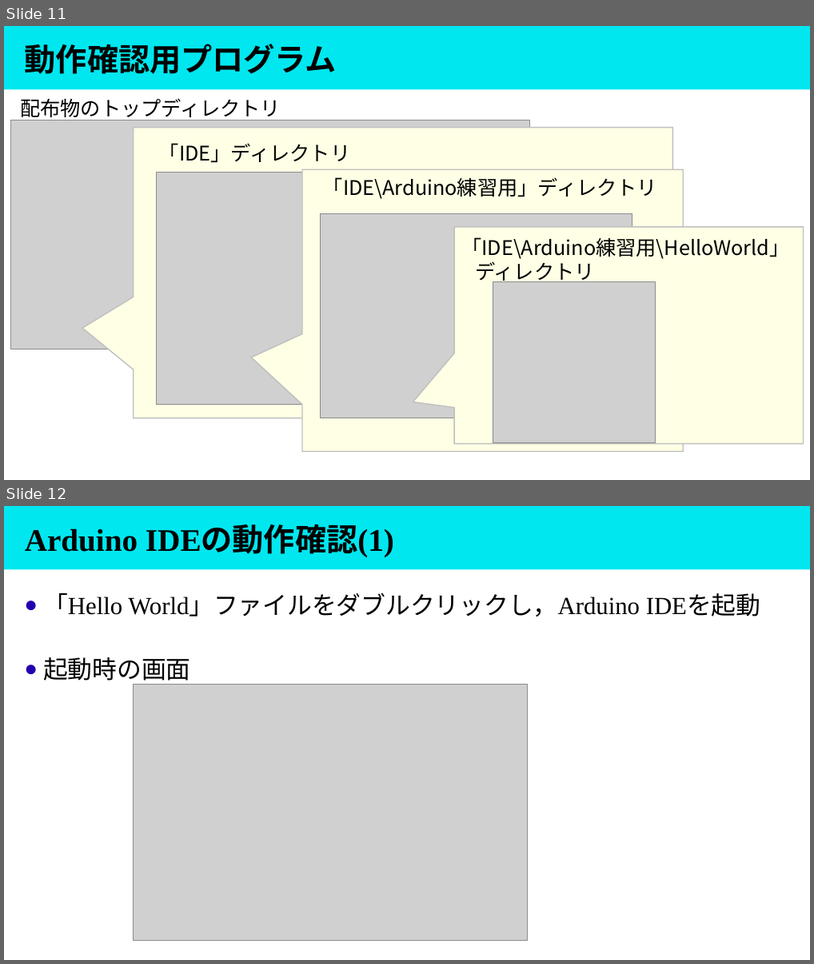
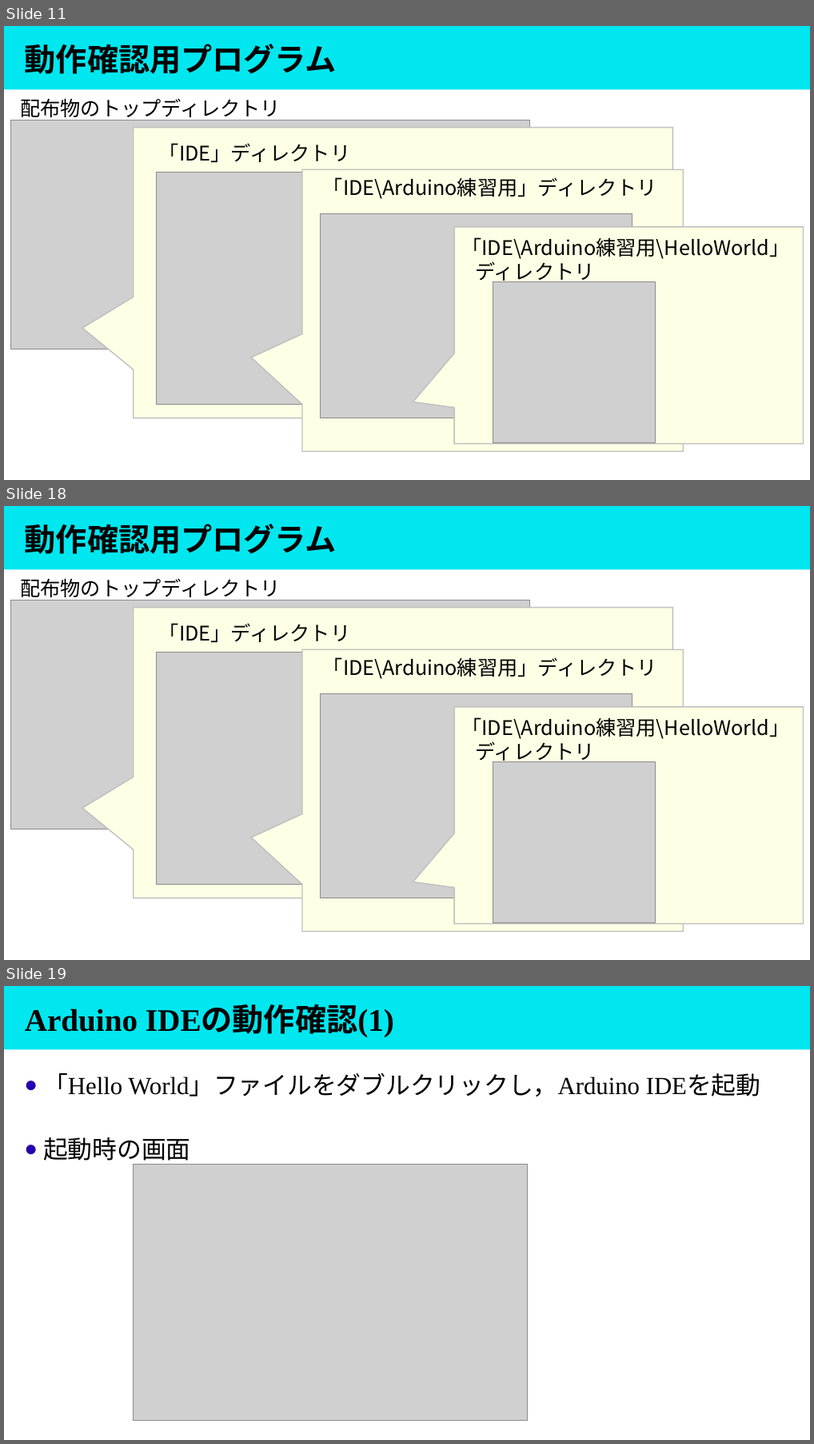
Before and after one commit to masaaki-noro/Gen_arduino_mqtt, a slide deck: Doc/Presentation/講義形式/④環境構築の続きと動作確認.pptx. Shown one above the other, each under a label of ours: slides 11 and 12 before the commit, slides 11, 18 and 19 after it; the slides between them are not shown. The pictures are 814x964 and 814x1444 pixels, drawn with LibreOffice and Linux fonts; fonts in the diff are those of the drawing; grey boxes stand for pictures. Boxes give left, top, right and bottom in pixels: in the first picture for what was removed or moved away, otherwise in the second. Text is boxed around its words. In the diff, an @@ line names an element or a change of style, - is before the commit and + after.

```diff
--- a/Doc/Presentation/講義形式/④環境構築の続きと動作確認.pptx
+++ b/Doc/Presentation/講義形式/④環境構築の続きと動作確認.pptx
@@ slide 18 added at (x1=4, y1=506, x2=810, y2=960), background #FFFFFF; not listed: 1 template element that a slide beside it also shows @@
@@ title added at (x1=25, y1=524, x2=337, y2=554), 28 pt, text #000000, bold @@
+動作確認用プログラム
@@ picture added at (x1=10, y1=600, x2=530, y2=828) @@
@@ text added at (x1=20, y1=578, x2=281, y2=600), 18 pt, text #000000 @@
+配布物のトップディレクトリ
@@ speech box added at (x1=133, y1=608, x2=673, y2=898), fill #FFFFE5, outline #BFBFBF 1 pt @@
@@ text added at (x1=159, y1=623, x2=350, y2=643), 18 pt, text #000000 @@
+「IDE」ディレクトリ
@@ speech box added at (x1=302, y1=649, x2=683, y2=931), fill #FFFFE5, outline #BFBFBF 1 pt @@
@@ picture added at (x1=157, y1=652, x2=653, y2=884) @@
@@ text added at (x1=323, y1=657, x2=658, y2=679), 18 pt, text #000000 @@
+「IDE\Arduino練習用」ディレクトリ
@@ picture added at (x1=320, y1=694, x2=632, y2=898) @@
@@ speech box added at (x1=454, y1=707, x2=804, y2=924), fill #FFFFE5, outline #BFBFBF 1 pt @@
@@ text added at (x1=462, y1=717, x2=790, y2=764), 18 pt, text #000000 @@
+「IDE\Arduino練習用\HelloWorld」
+ディレクトリ
@@ picture added at (x1=493, y1=762, x2=655, y2=922) @@
@@ what was slide 12 is now slide 19 @@
```
Also in this commit, not shown: 2 slides changed, 6 other slides added.
